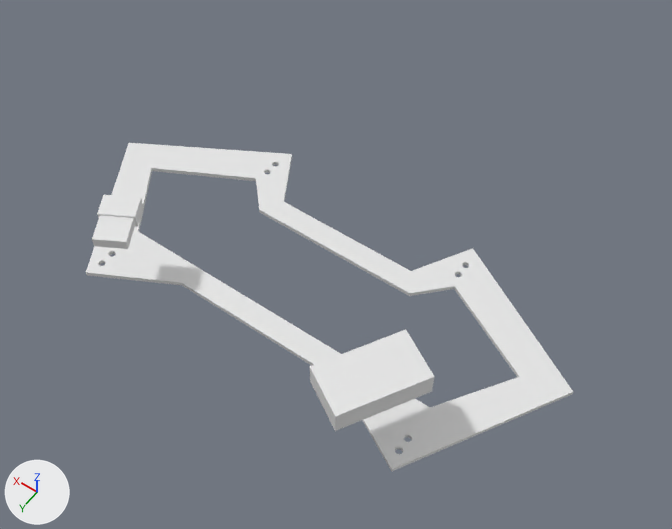
An edit to the Blender file models/battery_box.blend, drawn before and after from the same camera.
Both versions are drawn from a 50 mm lens placed at (-146.0, 238.0, 308.0), pointed at (-15.0, 54.0, 18.0). Lighting does not change. The marker at lower left points along +X, +Y and +Z.
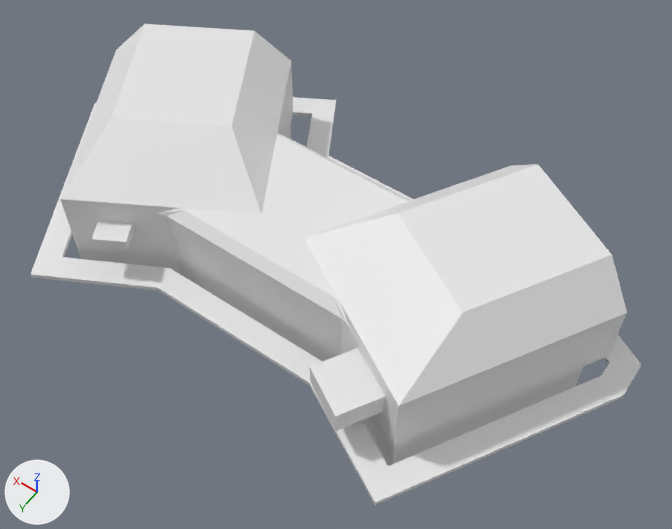
Pixel boxes (x1, y1, x2, y2) of what changed, in the pictures (672 x 529 px):
'Plane.001', shown
    after: (60, 24, 627, 466)
'Plane.004', added
    after: (31, 97, 641, 505)
part 1 of me_plane_002, cut back
    before: (86, 143, 573, 471)
    after: (362, 420, 388, 465)

Patch to the scene script:
```diff
--- a/models/battery_box.blend.py
+++ b/models/battery_box.blend.py
@@ me_plane_002 @@
 # used by ob_plane_003; location = (-9.8, 67.4, 0.0); rotation_euler = (0.0, 0.0, 1.047), in degrees (0, 0, 60)
-me_plane_002.from_pydata(...)  # 28 vertices, 24 faces; spans x -76.9..21.6, y -29.0..76.9, z -2.6..-0.6
+me_plane_002.from_pydata(...)  # 7 vertices, 2 faces; spans x -114.9..0.0, y -55.7..49.4, z 0.0
+# me_plane_002 part 1: the whole mesh is rebuilt
@@ me_cube @@
+me_cube.from_pydata(...)  # a box spanning x -1.0..1.0, y -1.0..1.0, z -1.0..1.0
@@ me_plane_003 @@
+me_plane_003.from_pydata([(-81.9, 81.9, -2.6), (4.8, 81.9, -2.6), (25.9, 3.6, -2.6), (-43.0, 81.9, -2.6), (6.2, 37.7, -2.6), (-47.7, 81.9, -2.6), (-81.9, 81.9, -0.6), (4.8, 81.9, -0.6), (25.9, 3.6, -0.6), (-43.0, 81.9, -0.6), (6.2, 37.7, -0.6), (-47.7, 81.9, -0.6), (-88.0, -8.5, -2.6), (-88.0, 78.4, -2.6), (-56.3, -8.5, -2.6), (-41.0, -35.0, -2.6), (-88.0, -8.5, -0.6), (-88.0, 78.4, -0.6), (-56.3, -8.5, -0.6), (-41.0, -35.0, -0.6)], [], [(10, 8, 2, 4), (7, 10, 4, 1), (11, 9, 3, 5), (6, 11, 5, 0), (9, 7, 1, 3), (17, 6, 0, 13), (12, 16, 17, 13), (18, 16, 12, 14), (19, 18, 14, 15)])
@@ ob_plane_001 @@
 _m = ob_plane_001.modifiers.new('Boolean.001', 'BOOLEAN')
 _m.solver = 'FLOAT'
-ob_plane_001.hide_set(True)
@@ ob_plane_003 @@
 _m = ob_plane_003.modifiers.new('Mirror', 'MIRROR')
 _m.mirror_object = ob_empty
+_m = ob_plane_003.modifiers.new('Solidify', 'SOLIDIFY')
+_m.thickness = 2.0
 _m = ob_plane_003.modifiers.new('Boolean', 'BOOLEAN')
@@ ob_plane_003 @@
 _m = ob_plane_003.modifiers.new('Boolean.001', 'BOOLEAN')
 _m.object = ob_cylinder_002
+_m = ob_plane_003.modifiers.new('Boolean.002', 'BOOLEAN')
+_m.object = ob_cube
@@ ob_cube @@
+ob_cube = bpy.data.objects.new('Cube', me_cube)
+ob_cube.location = (0.0, 83.5, -2.6)
+ob_cube.scale = (11.0, 1.5, 26.2)
+_m = ob_cube.modifiers.new('Mirror', 'MIRROR')
+_m.use_axis = (False, True, False)
+_m.mirror_object = ob_plane_003
+ob_cube.hide_set(True)  # wire or fog, not drawn
@@ ob_plane_004 @@
+ob_plane_004 = bpy.data.objects.new('Plane.004', me_plane_003)
+ob_plane_004.location = (-9.8, 67.4, 15.8)
+ob_plane_004.rotation_euler = (0.0, 0.0, 1.047)  # degrees (0, 0, 60)
+_m = ob_plane_004.modifiers.new('Mirror', 'MIRROR')
+_m.mirror_object = ob_empty
+_m = ob_plane_004.modifiers.new('Solidify.001', 'SOLIDIFY')
+_m.solidify_mode = 'NON_MANIFOLD'
+_m.thickness = 10.0
+_m.offset = 1.0
```
